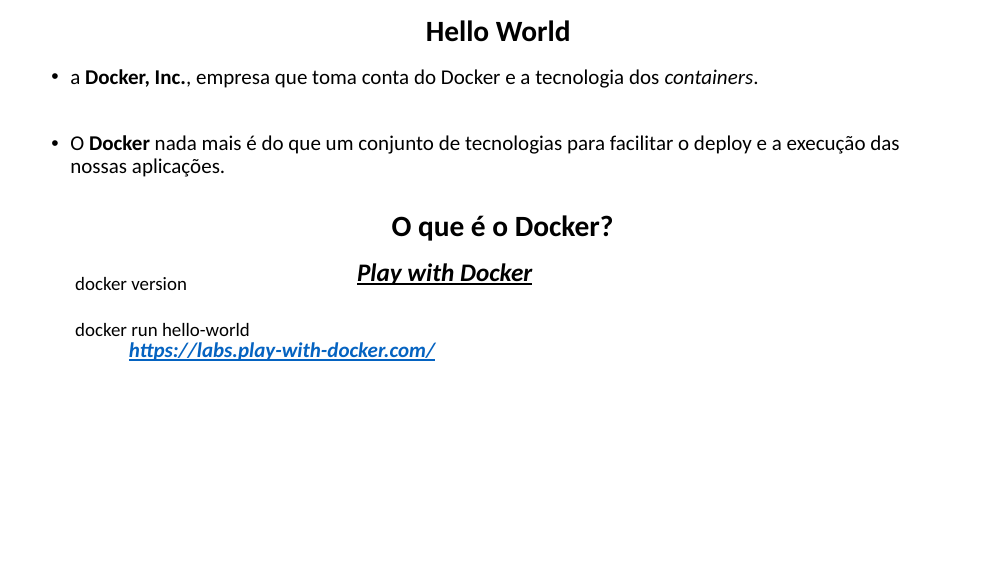
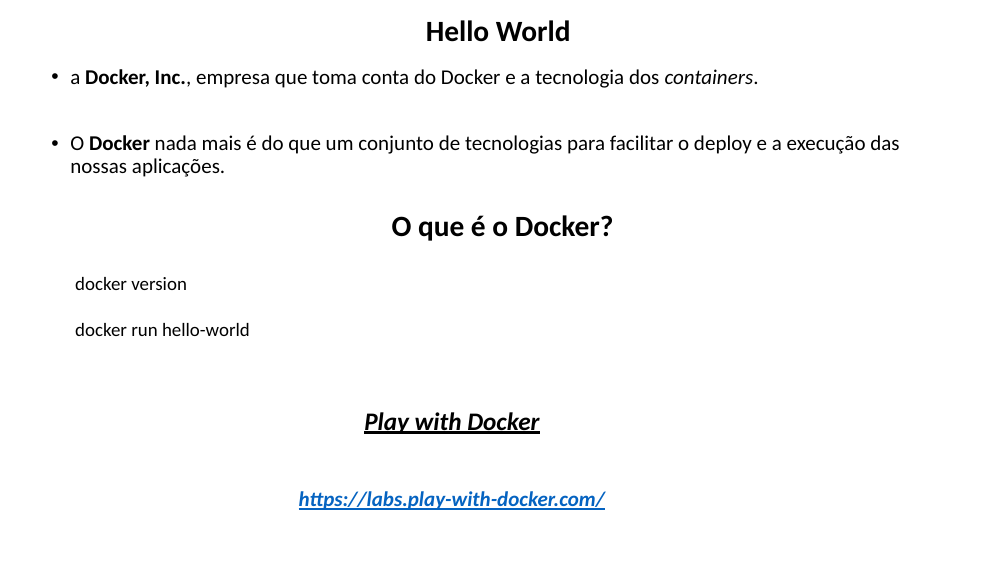
Before and after one commit to lacsousa/learning-docker, a slide deck: slide 5 of docs/docker-resumo.pptx. Drawn at 1008x567 pixels with LibreOffice and Linux fonts; fonts in the diff are those of the drawing. Boxes give left, top, right and bottom in pixels: in the first picture for what was removed or moved away, otherwise in the second. Text is boxed around its words. In the diff, an @@ line names an element or a change of style, - is before the commit and + after.

```diff
--- a/docs/docker-resumo.pptx
+++ b/docs/docker-resumo.pptx
@@ text "Play with Docker": place and size @@
-text "Play with Docker" at [129,263,532,361]
+text "Play with Docker" at [299,412,605,510]
@@ text at [299,491,605,510]: alignment left to centre @@
```
Also in this commit, not shown: 2 slides added, 1 slide removed, 1 other file.
